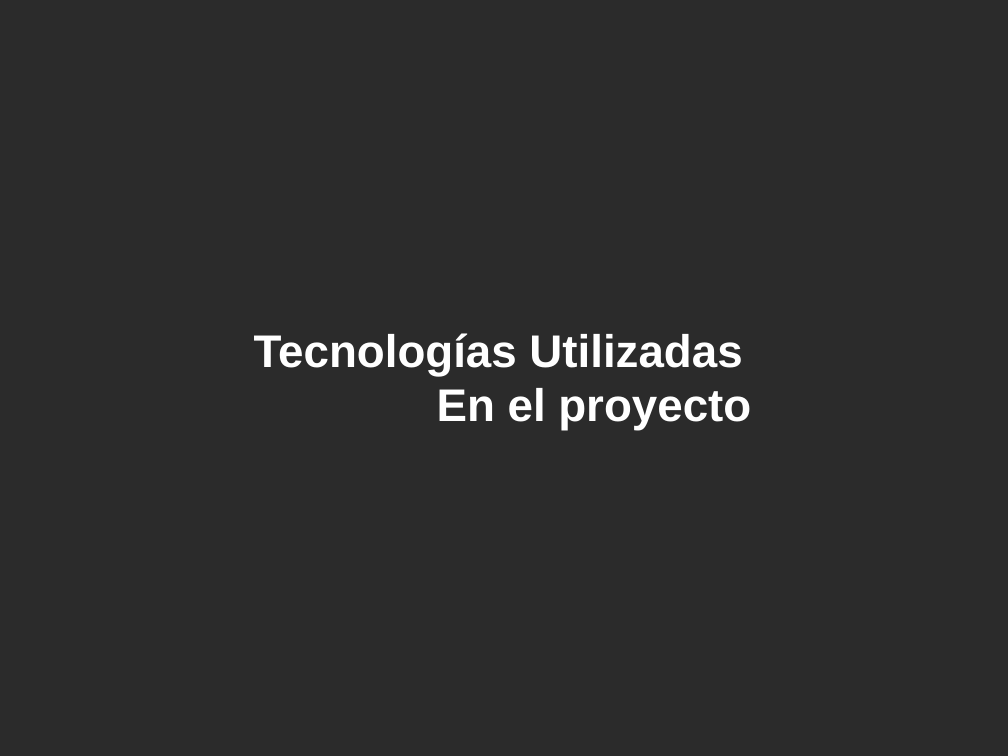
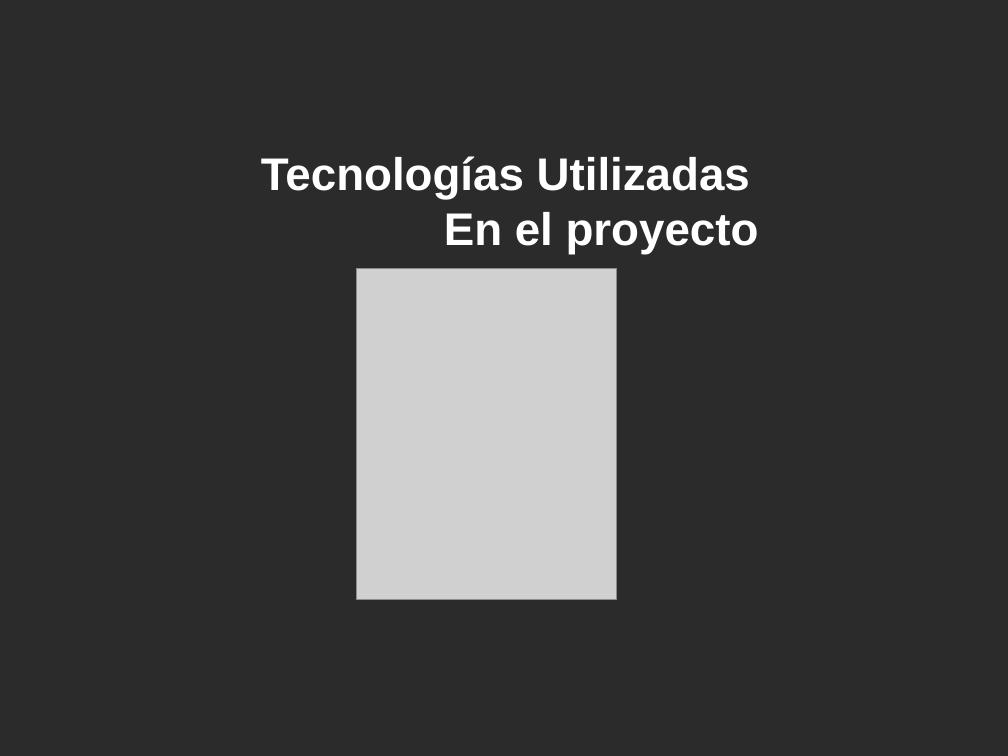
Before and after one commit to Estudiantina/Estudiantina, a slide deck: slide 9 of documentacion/presentacion/presentacion.odp (slide 6 before the commit). Drawn at 1008x756 pixels with LibreOffice and Linux fonts; fonts in the diff are those of the drawing; grey boxes stand for pictures; background and template pictures are left out; a plain dark background stands for a picture behind light text. Boxes give left, top, right and bottom in pixels: in the first picture for what was removed or moved away, otherwise in the second. Text is boxed around its words. In the diff, an @@ line names an element or a change of style, - is before the commit and + after.

Commit message:
agregar cambios en plantilla presentacion del proyecto

```diff
--- a/documentacion/presentacion/presentacion.odp
+++ b/documentacion/presentacion/presentacion.odp
@@ text "Tecnologías Utilizadas": place and size @@
-text "Tecnologías Utilizadas" at [254, 333, 751, 431]
+text "Tecnologías Utilizadas" at [261, 156, 759, 254]
@@ picture added at [357, 268, 617, 599] @@
```
Also in this commit, not shown: 5 other slides changed, 3 slides added.
